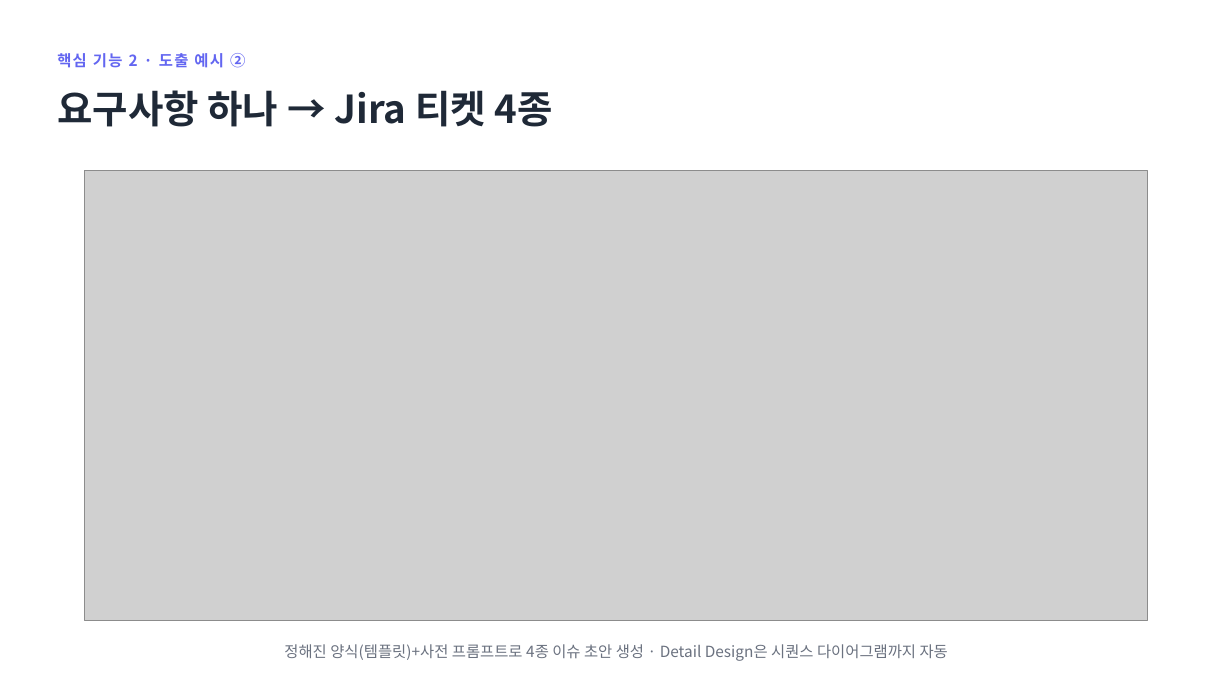
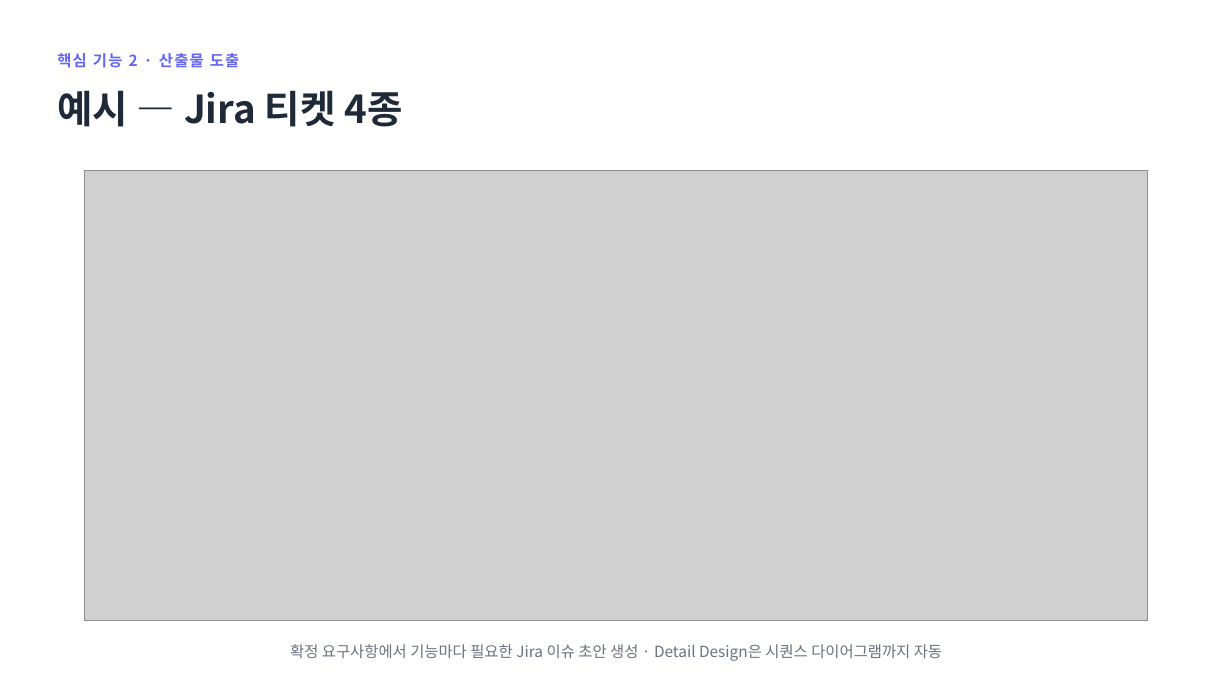
Before and after one commit to jihunhan98/semes-superrookie, a slide deck: slide 11 of docs/진행공유_요구사항자동화.pptx (slide 12 before the commit). Drawn at 1232x693 pixels with LibreOffice and Linux fonts; fonts in the diff are those of the drawing; grey boxes stand for pictures. Boxes give left, top, right and bottom in pixels: in the first picture for what was removed or moved away, otherwise in the second. Text is boxed around its words. In the diff, an @@ line names an element or a change of style, - is before the commit and + after.

```diff
--- a/docs/진행공유_요구사항자동화.pptx
+++ b/docs/진행공유_요구사항자동화.pptx
@@ text at (x1=57, y1=53, x2=240, y2=68): text changed @@
-핵심 기능 2 · 도출 예시 ②
+핵심 기능 2 · 산출물 도출
@@ text at (x1=57, y1=90, x2=402, y2=127): text changed @@
-요구사항 하나 → Jira 티켓 4종
+예시 — Jira 티켓 4종
@@ text at (x1=290, y1=644, x2=942, y2=661): text changed @@
-정해진 양식(템플릿)+사전 프롬프트로 4종 이슈 초안 생성 · Detail Design은 시퀀스 다이어그램까지 자동
+확정 요구사항에서 기능마다 필요한 Jira 이슈 초안 생성 · Detail Design은 시퀀스 다이어그램까지 자동
```
Also in this commit, not shown: 3 other slides changed, 1 slide removed, 2 other files.
